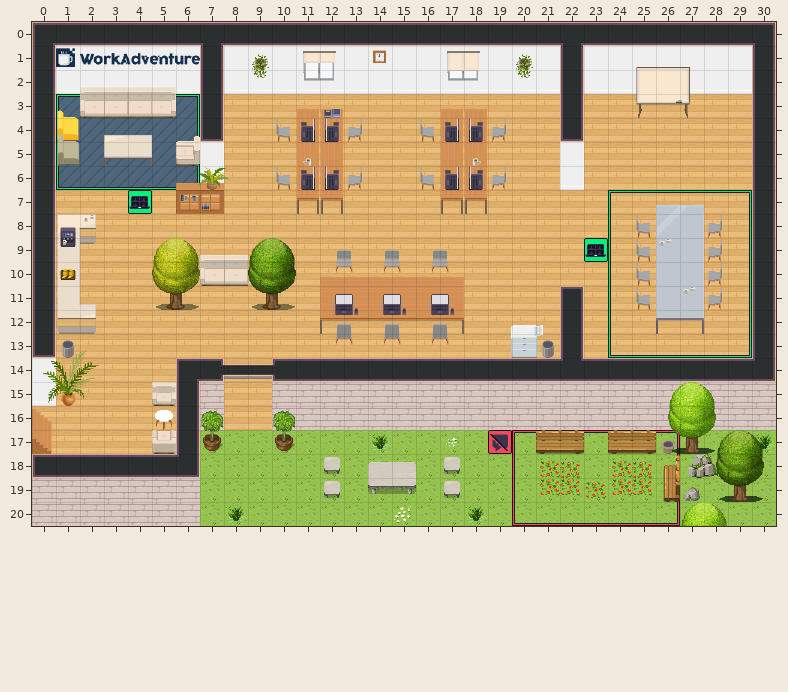
Tiled map (JSON): map.tmj. That is the earlier state.
Cells are 32x32 px. Shown: x 0..30, y 0..20.
The result:
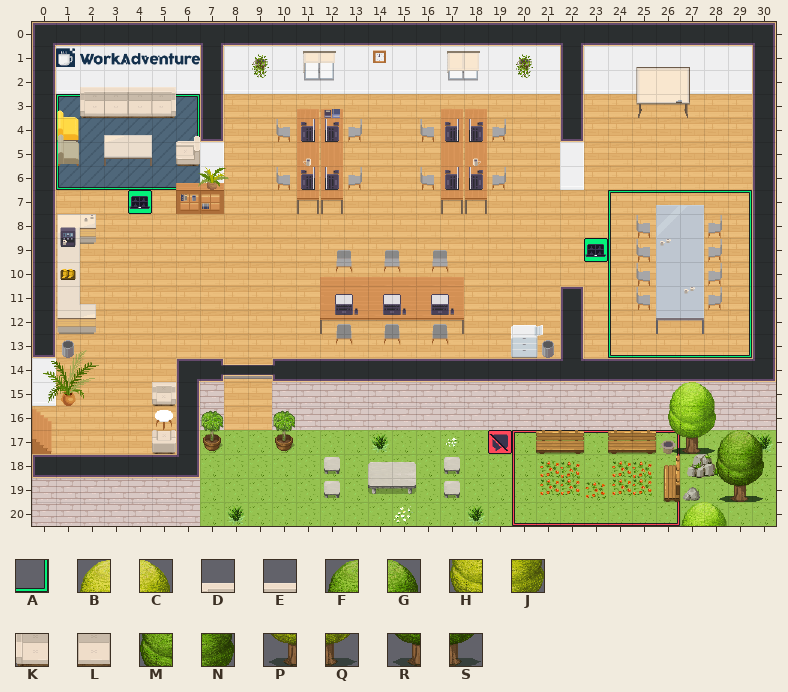
Key: from "Chunk 1": A 26, B 29, C 30, D 31, E 32, F 33, G 34, H 36, J 37, K 38, L 39, M 40, N 41, P 43, Q 44, R 45, S 46.
_ is an empty cell.
Change:
Layer "floor/floor2":
y 6: x 6 A -> _
y 9: x 5..10 BCDEFG -> ______
y 10: x 5..10 HJKLMN -> ______
y 11: x 5..6 PQ -> __; x 9..10 RS -> __
